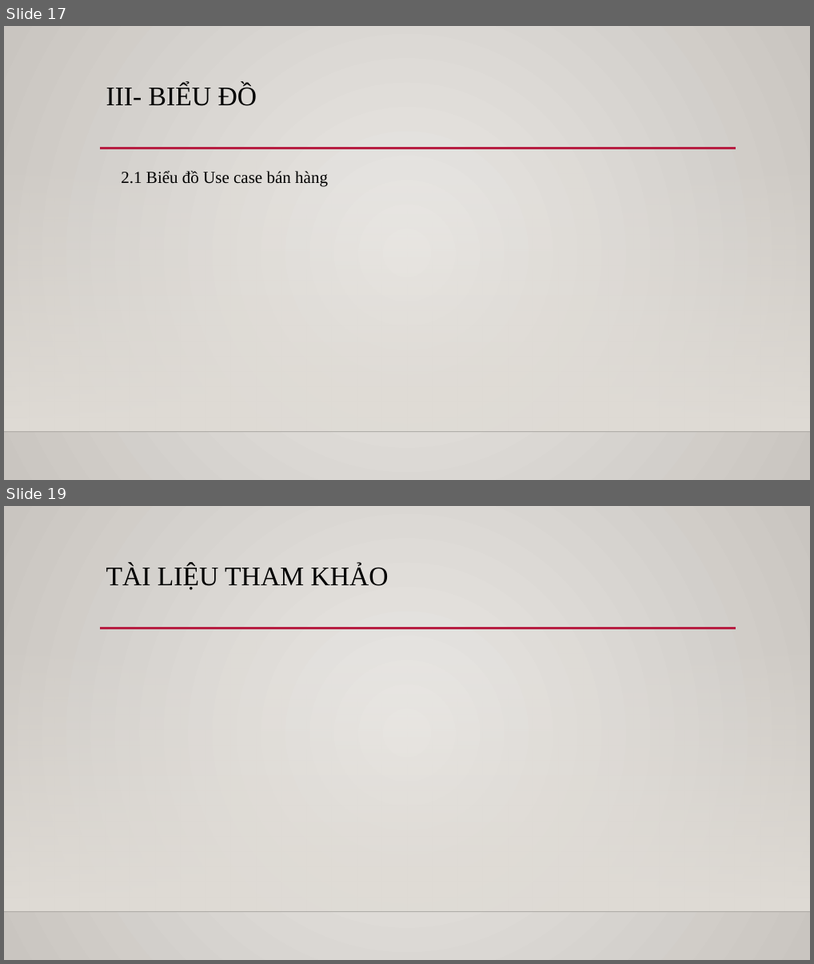
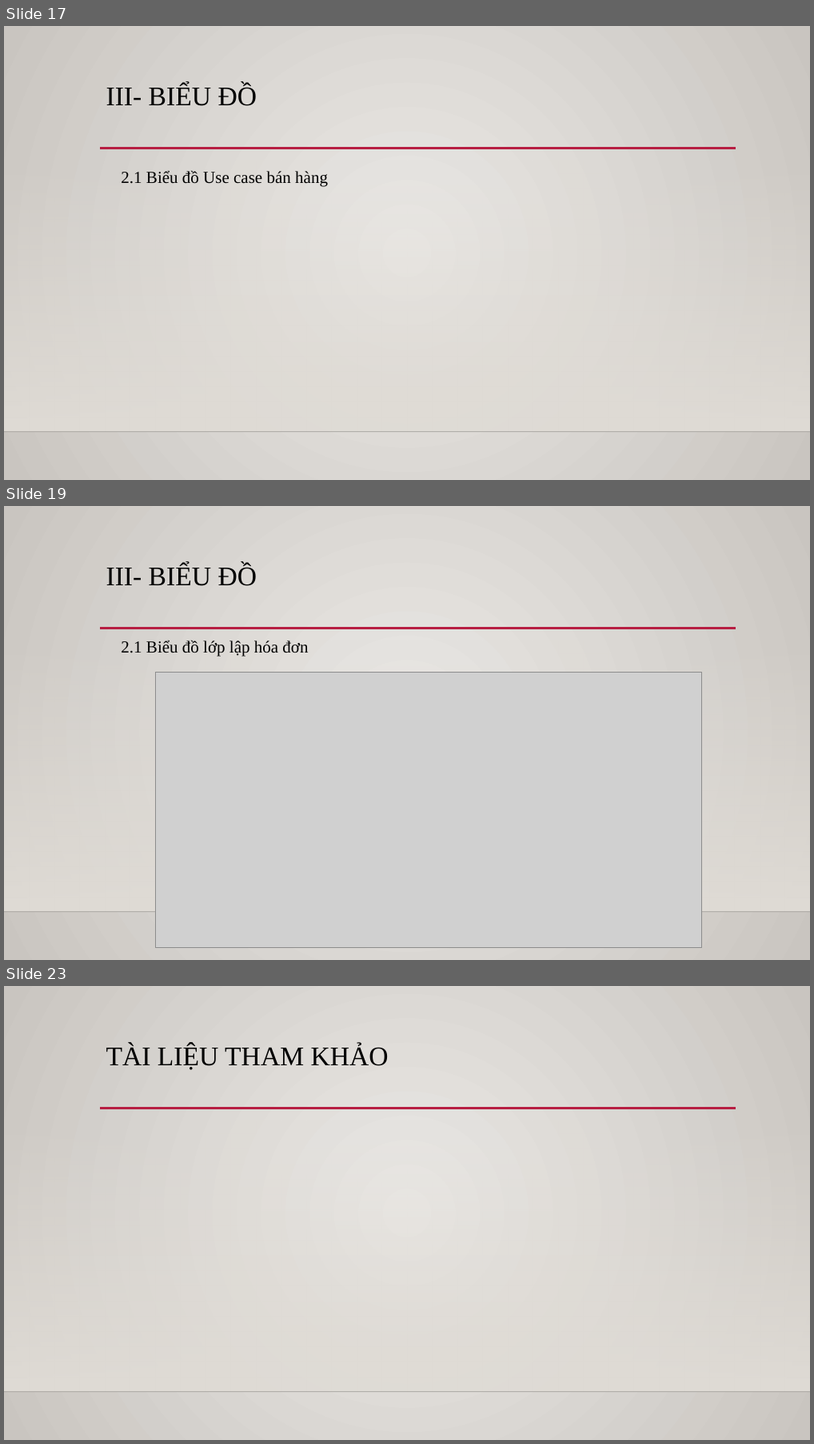
Before and after one commit to Linkadi98/Software-Requirement-Analystic, a slide deck: 108539.pptx. Shown one above the other, each under a label of ours: slides 17 and 19 before the commit, slides 17, 19 and 23 after it; the slides between them are not shown. The pictures are 814x964 and 814x1444 pixels, drawn with LibreOffice and Linux fonts; fonts in the diff are those of the drawing; grey boxes stand for pictures; background and template pictures are left out. Boxes give left, top, right and bottom in pixels: in the first picture for what was removed or moved away, otherwise in the second. Text is boxed around its words. In the diff, an @@ line names an element or a change of style, - is before the commit and + after.

```diff
--- a/108539.pptx
+++ b/108539.pptx
@@ slide 19 added at [4,506,810,960], background gradient #EBE9E6 to #C9C5C0; not listed: 3 template elements that a slide beside it also shows @@
@@ title added at [106,564,258,586], 32 pt, text #000000 @@
+III- BIỂU ĐỒ
@@ text added at [121,640,308,656], 20 pt, text #000000 @@
+2.1 Biểu đồ lớp lập hóa đơn
@@ picture added at [156,672,702,947] @@
@@ what was slide 19 is now slide 23 @@
```
Also in this commit, not shown: 3 other slides added, 1 other file.
